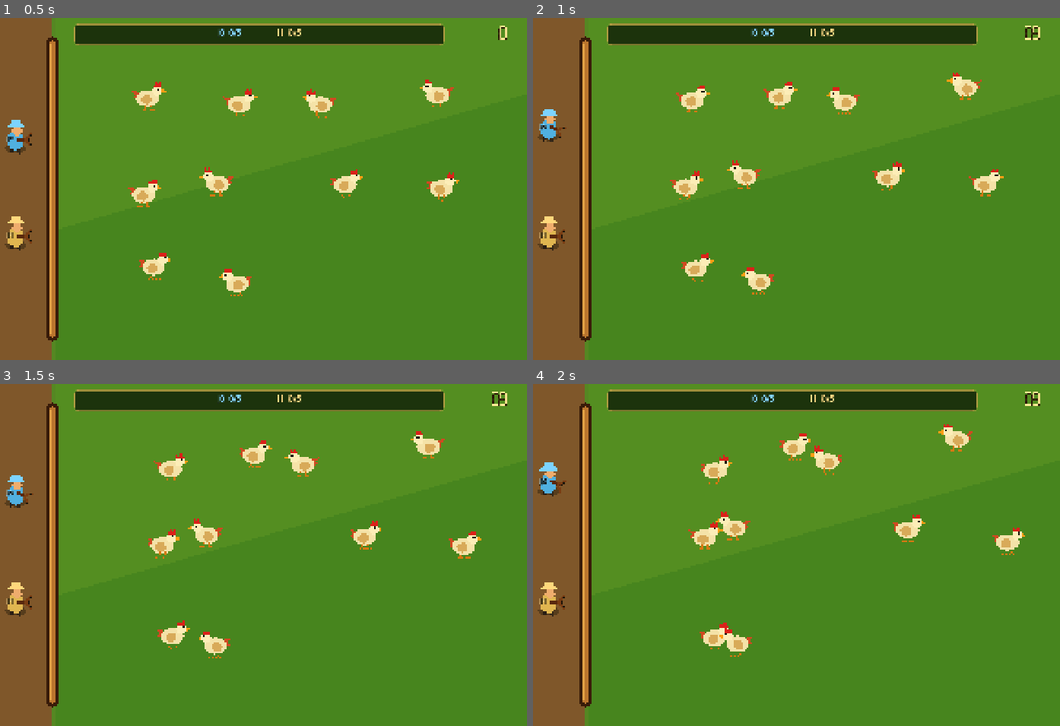
Above: before the commit, frames 1-4 (two rows, left to right).
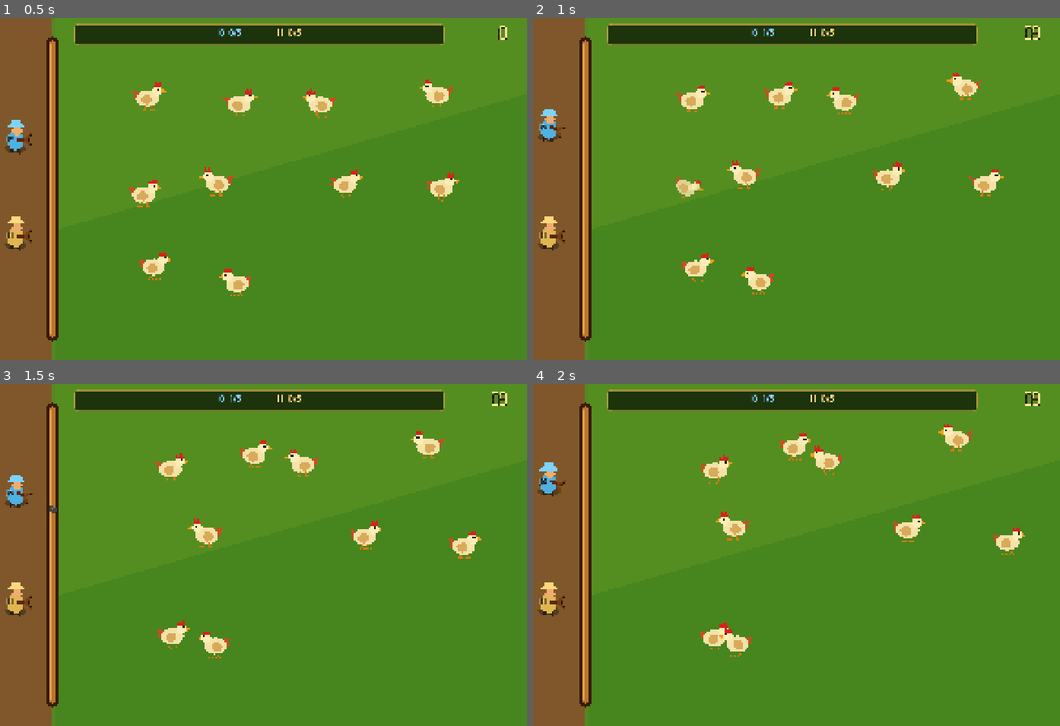
Above: after the commit, the same moments.

Repository: ValT78/minigames
Game: Godot game, scene res://minigames/chicken_slingshot.tscn
Two runs of this game, one before a commit and one after it. Both use one fixed random seed, a clock stepped at 60 frames per second and the inputs below. This scene is started directly instead of the project's main scene.
Inputs (mouse positions are in pixels of both pictures, inside the frame that each line leads up to):
- Up to frame 1 (0.5 s): no input
- Up to frame 2 (1 s): tap Enter at 0.5 s; move the mouse to (891, 171) at 0.52 s; hold D from 0.53 s (still down); tap Shift at 0.6 s; click (891, 171) at 0.67 s; tap W at 0.77 s
- Up to frame 3 (1.5 s): keep holding D; move the mouse to (100, 572) at 1.27 s; tap Shift at 1.35 s
- Up to frame 4 (2 s): keep holding D; tap W at 1.52 s

Frame 1 is identical in both runs. In frame 2, 0.2% of the frame differs, in the area x 25-45%, y 3-54%; in frame 3, 0.3%, in the area x 9-45%, y 3-52%; in frame 4, 0.3%.

Commit message:
several bug fix and errors

Diff:
--- a/features/Backbone/GameManager.gd
+++ b/features/Backbone/GameManager.gd
@@ -150,5 +150,5 @@
 
 
 func minigameLost() -> void :
-	gameover()
+	call_deferred("gameover")
 #endregion
--- a/features/chicken_slingshot/chicken_hunter.gd
+++ b/features/chicken_slingshot/chicken_hunter.gd
@@ -12,7 +12,7 @@
 # La charge minimale autorise le tir ; la charge maximale fixe sa portée finale.
 @export var movement_speed := 550.0
 @export var maximum_aim_angle_degrees := 25.0
-@export var minimum_charge_duration := 0.2
+@export var minimum_charge_duration := 0.0
 @export var maximum_charge_duration := 0.5
 @export var shot_cooldown := 0.0
 @export var body_radius := 30.0
--- a/features/chicken_slingshot/chicken_slingshot.gd
+++ b/features/chicken_slingshot/chicken_slingshot.gd
@@ -236,7 +236,7 @@
 
 	# En test direct le panneau reste affiché ; intégré, le Backbone enchaîne la scène.
 	result_panel.visible = true
-	if winner_player_id > 0:
+	if winner_player_id >= 0:
 		var winner := _get_player_by_id(winner_player_id)
 		result_label.text = "%s REMPORTE LA CHASSE !" % (
 			winner.display_name.to_upper() if winner != null else "UN JOUEUR"
--- a/features/chicken_slingshot/slingshot_projectile.gd
+++ b/features/chicken_slingshot/slingshot_projectile.gd
@@ -3,7 +3,7 @@
 
 # Le caillou avance en ligne droite et sa distance dépend de la charge.
 @export var rock_speed := 1500.0
-@export var minimum_rock_distance := 560.0
+@export var minimum_rock_distance := 320.0
 @export var maximum_rock_distance := 1420.0
 @export var arrow_speed := 2300.0
 
--- a/features/projectile_survival/energy_fragment.gd
+++ b/features/projectile_survival/energy_fragment.gd
@@ -20,5 +20,5 @@
 	if _is_collected or not body is SurvivalStar or not body.is_alive():
 		return
 	_is_collected = true
-	monitoring = false
+	set_deferred("monitoring", false)
 	collected.emit(self, body)
